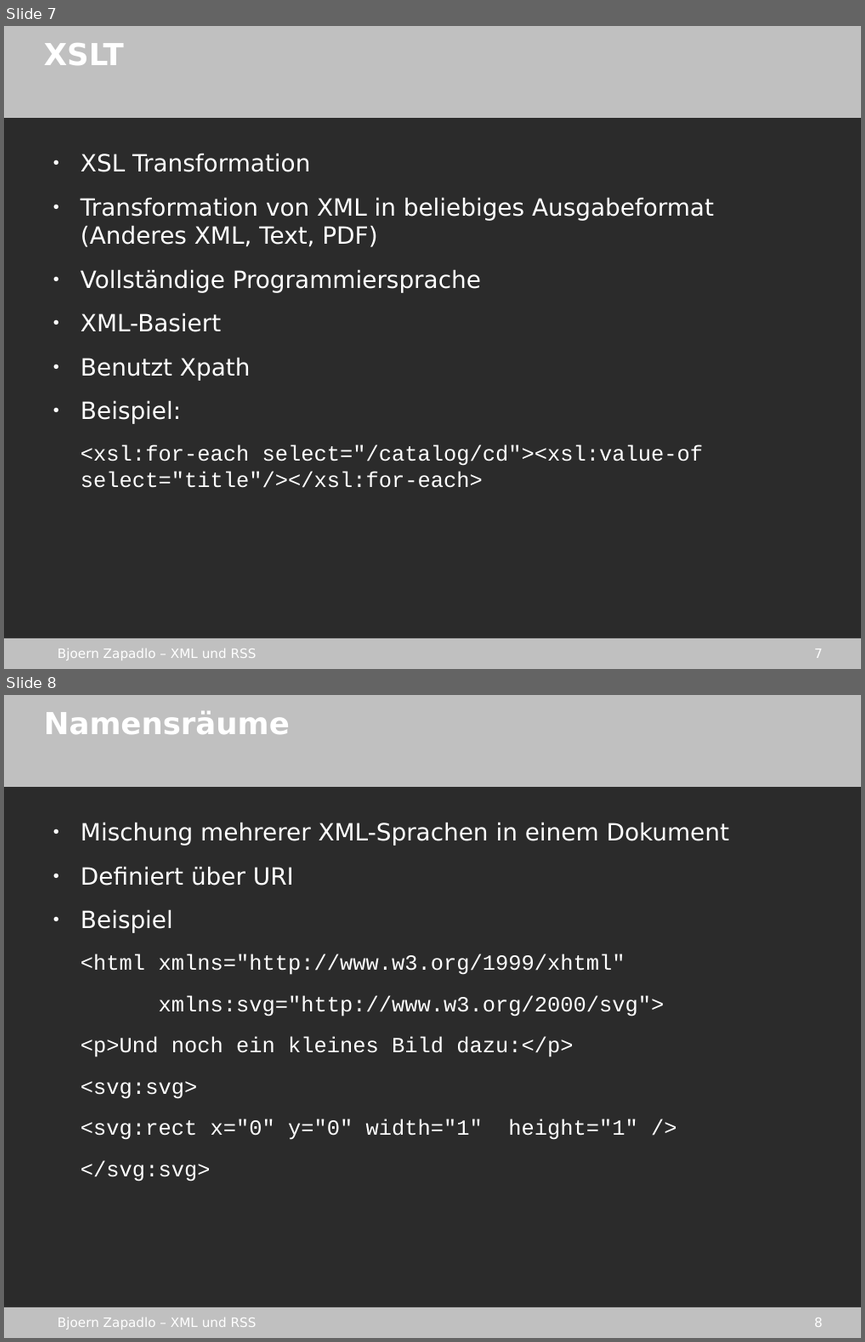
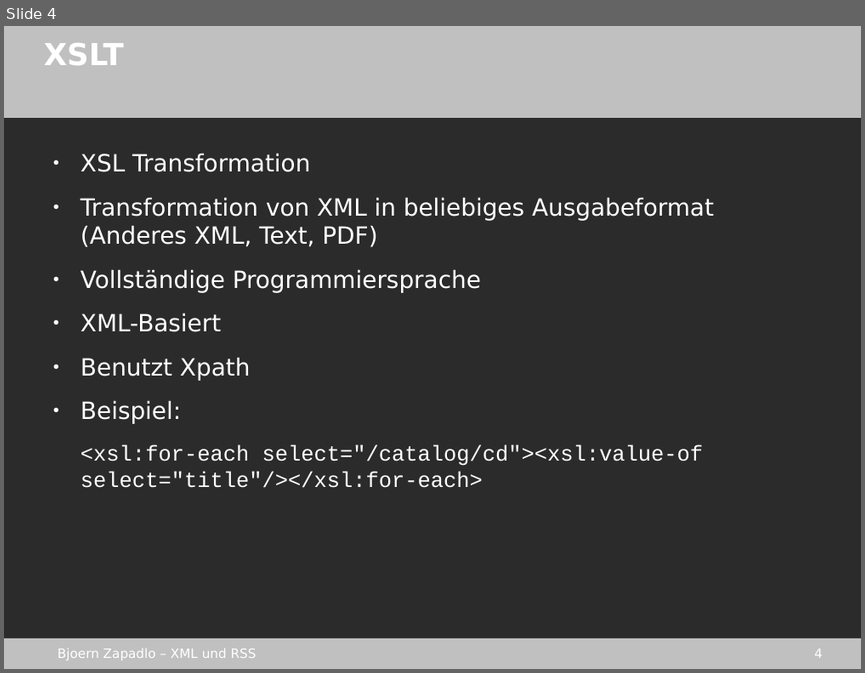
Before and after one commit to gmb2012/sae-xml_rss, a slide deck: stuff/xml_rss.odp. Shown one above the other, each under a label of ours: slides 7 and 8 before the commit, slide 4 after it. The pictures are 865x1342 and 865x673 pixels, drawn with LibreOffice and Linux fonts; fonts in the diff are those of the drawing; background and template pictures are left out; a plain dark background stands for a picture behind light text. Boxes give left, top, right and bottom in pixels: in the first picture for what was removed or moved away, otherwise in the second. Text is boxed around its words. In the diff, an @@ line names an element or a change of style, - is before the commit and + after.

```diff
--- a/stuff/xml_rss.odp
+++ b/stuff/xml_rss.odp
@@ slide 8 removed at [4, 695, 861, 1338], background picture (left out); not listed: 4 template elements that a slide beside it also shows @@
@@ title removed at [44, 711, 290, 734] @@
-Namensräume
@@ text removed at [80, 822, 729, 1181] @@
-● Mischung mehrerer XML-Sprachen in einem Dokument
-● Definiert über URI
-● Beispiel
-<html xmlns="http://www.w3.org/1999/xhtml"
-xmlns:svg="http://www.w3.org/2000/svg">
-<p>Und noch ein kleines Bild dazu:</p>
-<svg:svg>
-<svg:rect x="0" y="0" width="1" height="1" />
-</svg:svg>
@@ what was slide 7 is now slide 4 @@
@@ page number at [814, 648, 823, 658]: text changed @@
-7
+4
```
Also in this commit, not shown: 13 other slides removed, 14 other files.
